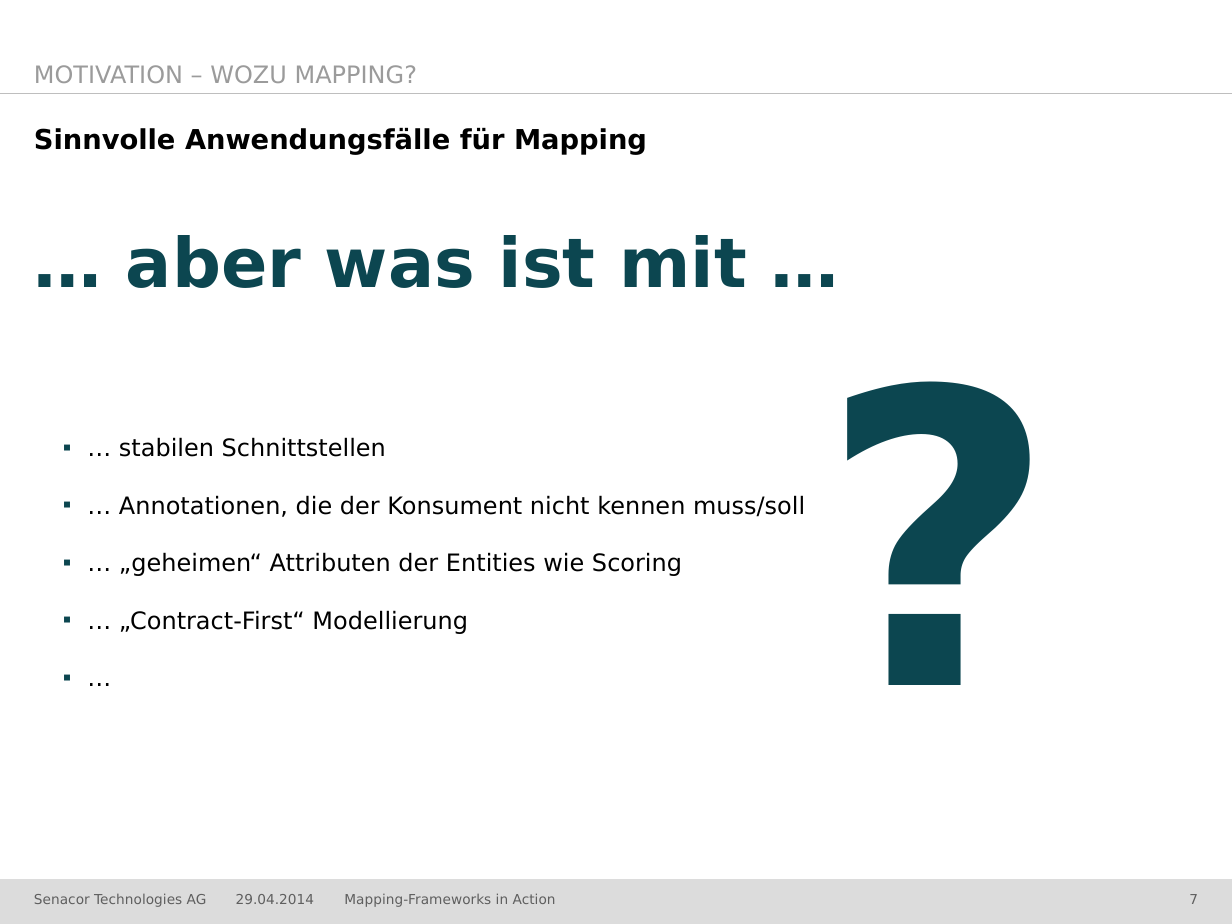
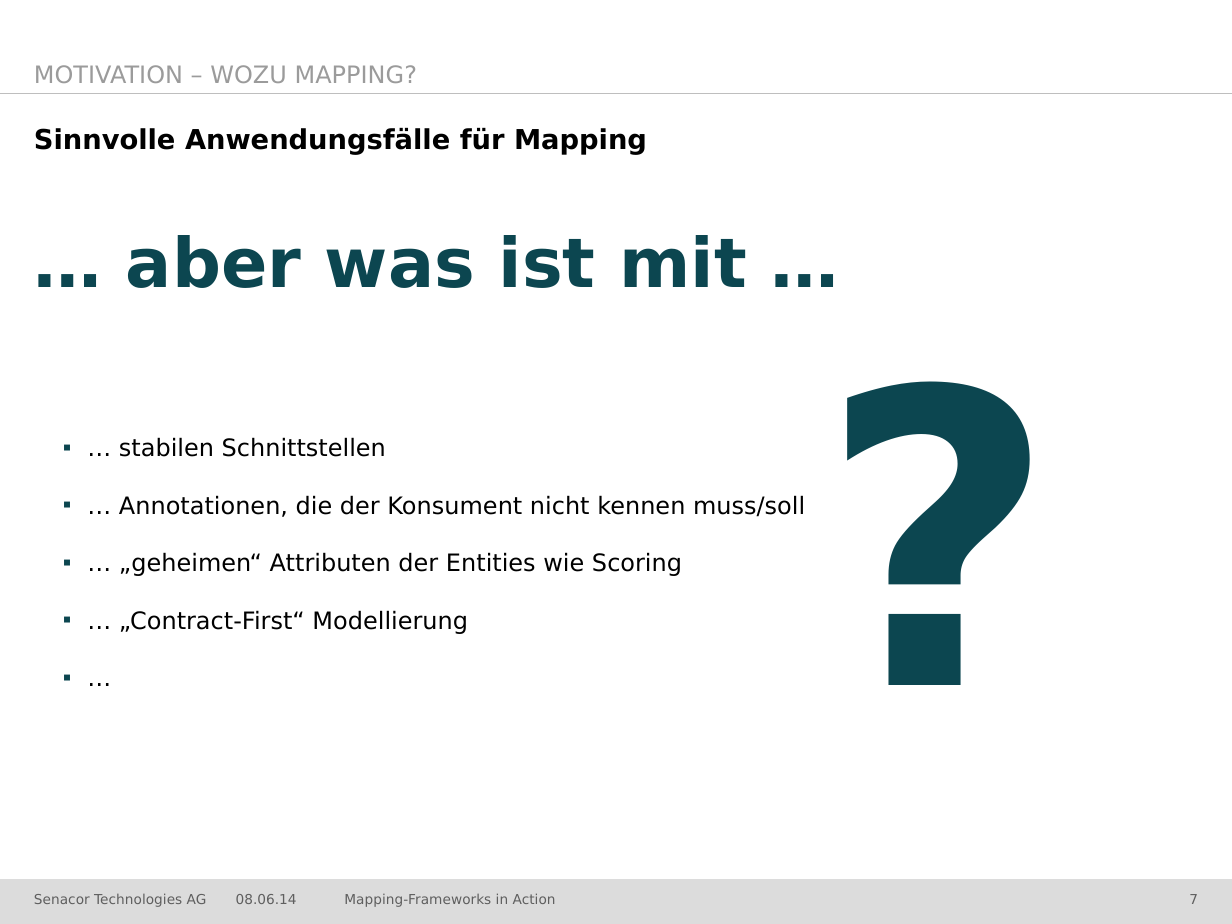
Before and after one commit to jschwalb/Mappings, a slide deck: slide 7 of presentation.pptx. Drawn at 1232x924 pixels with LibreOffice and Linux fonts; fonts in the diff are those of the drawing; background and template pictures are left out. Boxes give left, top, right and bottom in pixels: in the first picture for what was removed or moved away, otherwise in the second. Text is boxed around its words. In the diff, an @@ line names an element or a change of style, - is before the commit and + after.

```diff
--- a/presentation.pptx
+++ b/presentation.pptx
@@ text at bbox=[236, 894, 297, 904]: text changed @@
-29.04.2014
+08.06.14
```
Also in this commit, not shown: 30 other slides changed.
